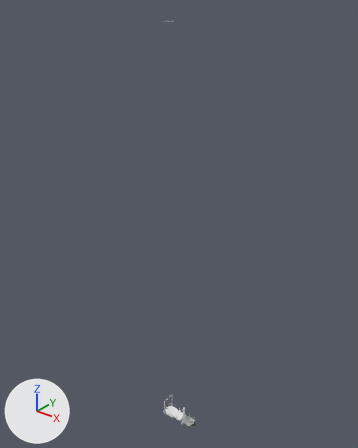
A saved change to the FBX model road_train_trailer/meshes/trucks/tuning/double.fbx.
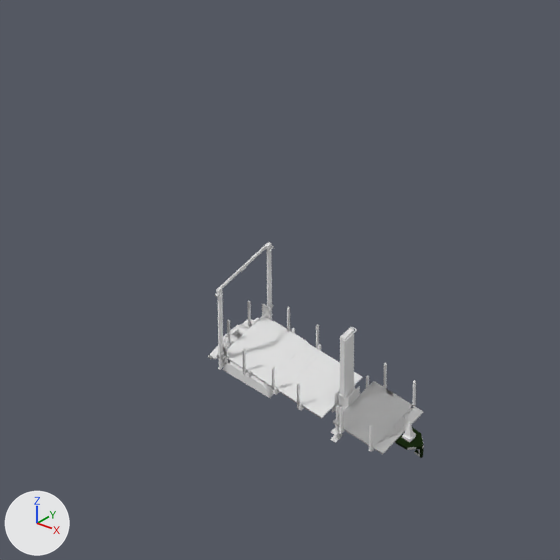
Each version is shown whole from a 50 mm lens placed at (0.622, -0.771, 1.066), pointed at (-0.016, 0.025, 0.572), then close up on the part from 37% to 60% of the width and 80% to 99% of the height. The lights are fixed; the arrows at lower left show +X, +Y and +Z. Where no turn or scale is listed for an object, it has been applied to the vertices. Vertices at the same position are counted once.

The scene before the commit, as lines of its bpy script (objects in view):
```python
mat_arm_mat = principled_material('arm_mat')
mat_arm_mat.base_color = (0.0161, 0.0387, 0.00816)  # dark green #223716
mat_arm_mat.metallic = 1.0
me_cube_038 = bpy.data.meshes.new('Cube.038')
me_cube_038.from_pydata(...)  # 518 vertices, 399 faces; spans x -0.0405..0.0446, y -0.0169..0.0169, z 0.0096..0.0581
me_cube_645 = bpy.data.meshes.new('Cube.645')
me_cube_645.from_pydata(...)  # 272 vertices, 219 faces; spans x 0.255..0.2901, y -0.0119..-0.002, z -0.0248..-0.0187
me_cube_645.materials.append(mat_arm_mat)  # dark green #223716
me_cube_654 = bpy.data.meshes.new('Cube.654')
me_cube_654.from_pydata(...)  # 79 vertices, 66 faces; spans x 0.0243..0.0596, y -0.0135..0.0134, z 0.0188..0.0286
# faces by material slot: [42, 24]
me_cube_654.materials.append(mat_puplift_mat)  # white #e7e7e7
me_cube_654.materials.append(mat_puplift_mat_012)  # white #e7e7e7
ob_arm_002 = bpy.data.objects.new('arm.002', me_cube_645)
ob_arm_002.location = (-0.2304, 0.0069, 0.0309)
ob_cdt_body_009 = bpy.data.objects.new('cdt_Body.009', me_cube_038)
ob_cdt_body_009.location = (0.0, 0.0, -0.0081)
ob_cdt_pin_012 = bpy.data.objects.new('cdt_Pin.012', me_cube_654)
ob_cdt_pin_012.location = (0.0, 0.0, -0.0081)
# also in view: 'extension.561' at (0.005, 0.0, 0.025); 'double' at (0.008, 0.0, 0.012)
```
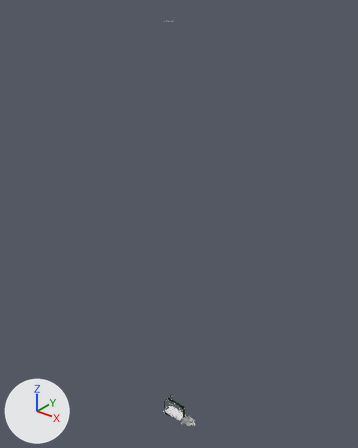
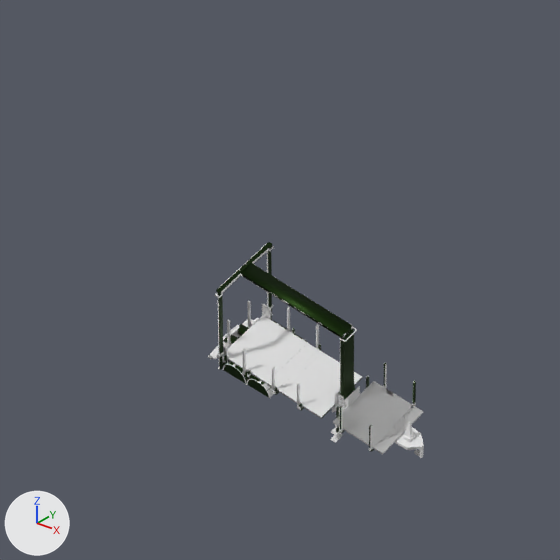
Location of each change, (x1, y1, x2, y2) in pixels of the close-ups (560 x 560 px):
'arm.002', recoloured, surface changed: (395, 427, 424, 458) in both
'top.003', added: after (221, 248, 353, 336)
part 1 of me_cube_038, added: after (218, 243, 272, 295)
part 2 of me_cube_038, added: after (241, 263, 353, 338)
part 3 of me_cube_038, recoloured: (216, 242, 416, 452) in both

Patch to the scene script:
```diff
--- a/road_train_trailer/meshes/trucks/tuning/double.fbx.py
+++ b/road_train_trailer/meshes/trucks/tuning/double.fbx.py
@@ mat_arm_mat @@
 mat_arm_mat = principled_material('arm_mat')
-mat_arm_mat.base_color = (0.0161, 0.0387, 0.00816)  # dark green #223716
-mat_arm_mat.metallic = 1.0
+mat_arm_mat.base_color = (0.8, 0.8, 0.8)  # white #e7e7e7
@@ mat_arm_mat_048 @@
+mat_arm_mat_048 = principled_material('arm_mat.048')
+mat_arm_mat_048.base_color = (0.0161, 0.0387, 0.00816)  # dark green #223716
+mat_arm_mat_048.metallic = 1.0
@@ mat_top_mat @@
+mat_top_mat = principled_material('top_mat')
+mat_top_mat.base_color = (0.8, 0.8, 0.8)  # white #e7e7e7
@@ me_cube_038 @@
 # used by ob_cdt_body_009; location = (0.0, 0.0, -0.0081)
 # verts and faces of me_cube_038; kept vertices keep their numbers, new ones are numbered from 518
-me_cube_038.from_pydata(...)  # 518 vertices, 399 faces; spans x -0.0405..0.0446, y -0.0169..0.0169, z 0.0096..0.0581
+me_cube_038.from_pydata(...)  # 534 vertices, 411 faces; spans x -0.0405..0.0446, y -0.0169..0.0169, z 0.0096..0.0581
+# me_cube_038 part 1: the loose piece of 8 vertices spanning x -0.0337..-0.0331, y -0.0169..0.0169, z 0.0567..0.0581 is copied, and the copy is scaled about its middle by (1.78, 1, 1.32), then moved by (0.001, 0.0, -0.0002), in mat_arm_mat_048 (dark green #223716); it spans x -0.0329..-0.0318, y -0.0169..0.0169, z 0.0562..0.0581
+# me_cube_038 part 2
+verts[518] = (-0.0329, -0.0037, 0.0568)
+verts[519] = (-0.0329, -0.0037, 0.058)  # pixel (238, 271)
+verts[520] = (-0.0329, 0.0034, 0.0568)
+verts[521] = (-0.0329, 0.0034, 0.058)  # pixel (249, 261)
+for new, old in zip([*range(522, 526)], [*range(518, 522)]): verts[new] = verts[old] + (0.0539, 0.0001, -0.0006)
+faces += [(518, 522, 523, 519), (518, 520, 524, 522), (518, 519, 521, 520), (520, 521, 525, 524), (522, 524, 525, 523), (519, 523, 525, 521)]
+# me_cube_038 part 3: 399 faces spanning x -0.0405..0.0446, y -0.0169..0.0169, z 0.0096..0.0581 switch from no material to mat_arm_mat_048 (dark green #223716)
@@ me_cube_014 @@
+me_cube_014.from_pydata(...)  # 56 vertices, 44 faces; spans x 0.0117..0.0658, y -0.016..0.0161, z -0.0009..0.0009
+me_cube_014.materials.append(mat_top_mat)  # its picture is missing
@@ ob_top_003 @@
+ob_top_003 = bpy.data.objects.new('top.003', me_cube_014)
+ob_top_003.location = (-0.0447, -0.0001, 0.049)
```
